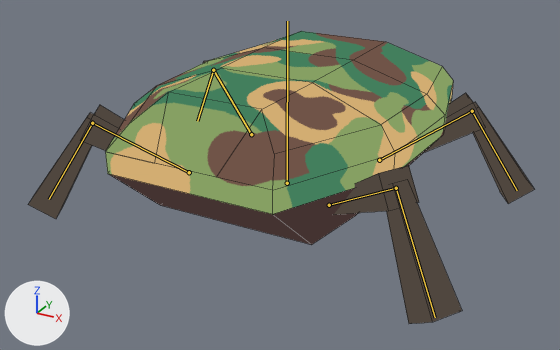
A saved change to the Blender file art/scout.blend.
Camera for both pictures: a 50 mm camera at (0.885, -1.647, 0.884) aimed at (0.004, -0.046, 0.083). The axes (+X, +Y, +Z) are drawn at lower left. The lights are the same throughout. Both versions are drawn at frame 12 of the action 'idle'; the numbers are the values there. The bones that bend it are drawn over the model as lines. Mesh edges are drawn as thin lines.

Objects in the first picture: 'body'.
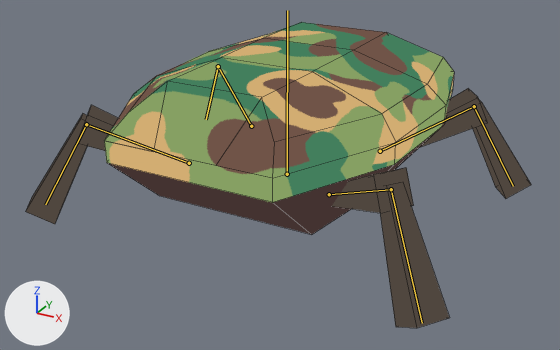
Pixel boxes (x1, y1, x2, y2) of what changed, in the pictures (560 x 350 px):
```json
{"object": "body", "change": "posed", "before": [28, 31, 534, 324], "after": [26, 22, 531, 328]}
{"bone": "base", "before": "(287, 183) to (287, 21)", "after": "(287, 174) to (287, 10)"}
{"bone": "front_right_upper", "before": "(189, 172) to (92, 123)", "after": "(189, 163) to (86, 124)"}
{"bone": "front_right_lower", "before": "(92, 123) to (49, 199)", "after": "(86, 124) to (45, 204)"}
{"bone": "back_right_upper", "before": "(251, 134) to (213, 70)", "after": "(251, 126) to (218, 66)"}
{"bone": "back_right_lower", "before": "(213, 70) to (197, 121)", "after": "(218, 66) to (206, 119)"}
{"bone": "back_left_upper", "before": "(379, 160) to (472, 111)", "after": "(380, 151) to (474, 106)"}
{"bone": "back_left_lower", "before": "(472, 111) to (517, 190)", "after": "(474, 106) to (513, 186)"}
{"bone": "front_left_upper", "before": "(329, 205) to (396, 188)", "after": "(329, 194) to (391, 189)"}
{"bone": "front_left_lower", "before": "(396, 188) to (435, 317)", "after": "(391, 189) to (422, 323)"}
```

Scene script edits in JSON lines:
```json
{"block": "bone_base", "where": "bone_base = bpy.data.objects['scout'].pose.bones['base']"}
{"op": "set", "path": "bone_base.location", "old": "(0.0, 0.167, 0.0)", "new": "(0.0, 0.227, 0.0)"}
{"block": "bone_front_right_upper", "where": "bone_front_right_upper = bpy.data.objects['scout'].pose.bones['front_right_upper']  # child of 'base'"}
{"op": "set", "path": "bone_front_right_upper.rotation_quaternion", "old": "(0.932, -0.25, 0.067, -0.25)", "new": "(0.931, -0.206, 0.065, -0.294)", "note": "degrees (-30, 0, -30) -> degrees (-25, 0, -35)"}
{"block": "bone_front_right_lower", "where": "bone_front_right_lower = bpy.data.objects['scout'].pose.bones['front_right_lower']  # child of 'front_right_upper'"}
{"op": "set", "path": "bone_front_right_lower.rotation_quaternion", "old": "(0.722, 0.691, 0.0, 0.0)", "new": "(0.737, 0.676, 0.0, 0.0)", "note": "degrees (88, 0, 0) -> degrees (85, 0, 0)"}
{"block": "bone_back_right_upper", "where": "bone_back_right_upper = bpy.data.objects['scout'].pose.bones['back_right_upper']  # child of 'base'"}
{"op": "set", "path": "bone_back_right_upper.rotation_quaternion", "old": "(0.932, -0.25, -0.067, 0.25)", "new": "(0.931, -0.206, -0.065, 0.294)", "note": "degrees (-30, 0, 30) -> degrees (-25, 0, 35)"}
{"block": "bone_back_right_lower", "where": "bone_back_right_lower = bpy.data.objects['scout'].pose.bones['back_right_lower']  # child of 'back_right_upper'"}
{"op": "set", "path": "bone_back_right_lower.rotation_quaternion", "old": "(0.722, 0.691, 0.0, 0.0)", "new": "(0.737, 0.676, 0.0, 0.0)", "note": "degrees (88, 0, 0) -> degrees (85, 0, 0)"}
{"block": "bone_back_left_upper", "where": "bone_back_left_upper = bpy.data.objects['scout'].pose.bones['back_left_upper']  # child of 'base'"}
{"op": "set", "path": "bone_back_left_upper.rotation_quaternion", "old": "(0.932, 0.35, 0.067, 0.05)", "new": "(0.931, 0.341, 0.065, 0.111)", "note": "degrees (41, 5, 8) -> degrees (41, 3, 15)"}
{"block": "bone_back_left_lower", "where": "bone_back_left_lower = bpy.data.objects['scout'].pose.bones['back_left_lower']  # child of 'back_left_upper'"}
{"op": "set", "path": "bone_back_left_lower.rotation_quaternion", "old": "(0.722, -0.682, 0.0, 0.114)", "new": "(0.737, -0.666, 0.0, 0.112)", "note": "degrees (-86, 9, 10) -> degrees (-83, 9, 10)"}
{"block": "bone_front_left_upper", "where": "bone_front_left_upper = bpy.data.objects['scout'].pose.bones['front_left_upper']  # child of 'base'"}
{"op": "set", "path": "bone_front_left_upper.rotation_quaternion", "old": "(0.932, 0.155, -0.067, -0.317)", "new": "(0.931, 0.1, -0.065, -0.345)", "note": "degrees (19, -2, -38) -> degrees (13, -3, -41)"}
{"block": "bone_front_left_lower", "where": "bone_front_left_lower = bpy.data.objects['scout'].pose.bones['front_left_lower']  # child of 'front_left_upper'"}
{"op": "set", "path": "bone_front_left_lower.rotation_quaternion", "old": "(0.722, -0.654, 0.0, 0.224)", "new": "(0.737, -0.639, 0.0, 0.219)", "note": "degrees (-81, 17, 20) -> degrees (-79, 16, 20)"}
```
